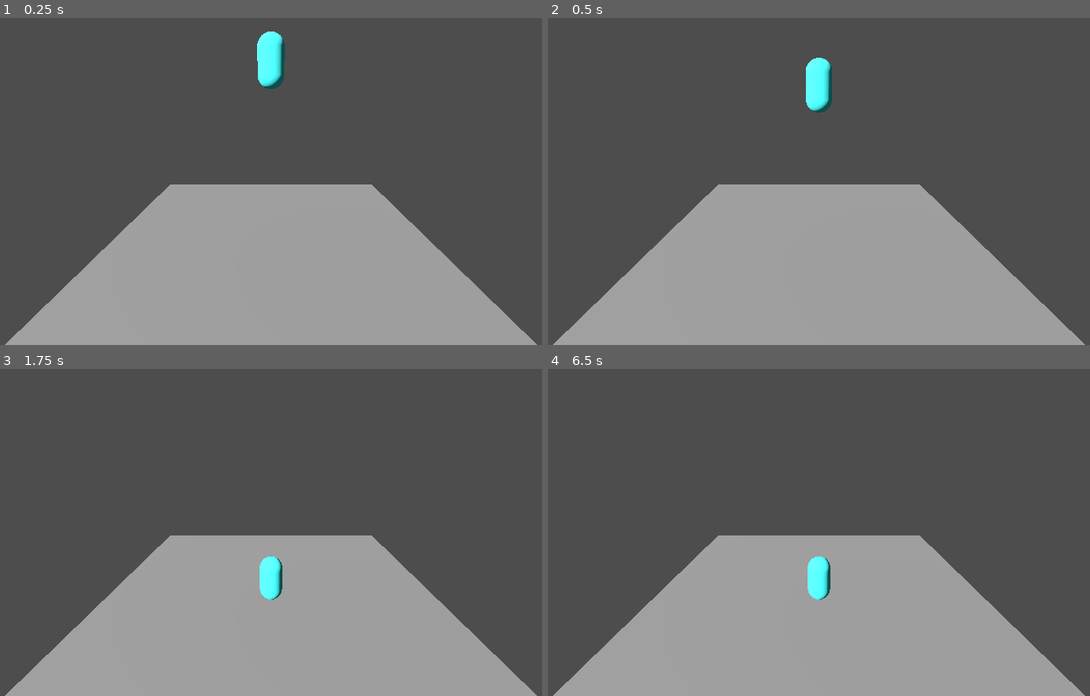
Above: before the commit, frames 1-4 (two rows, left to right).
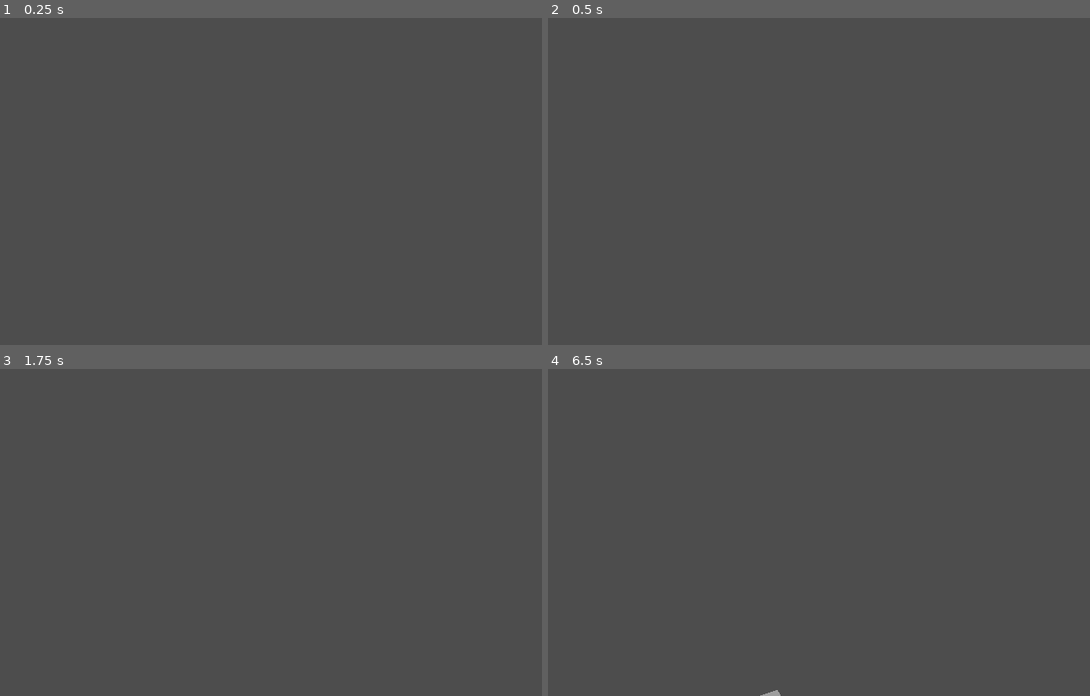
Above: after the commit, the same moments.

Repository: Drakonkinst/pirate-jam-17
Game: Godot game, scene res://game.tscn
Same seed, same stepped clock (60 frames per second), same inputs: the game is played once before the commit and once after it.
Inputs (mouse positions are in pixels of both pictures, inside the frame that each line leads up to):
- Up to frame 1 (0.25 s): no input
- Up to frame 2 (0.5 s): no input
- Up to frame 3 (1.75 s): move the mouse to (417, 486) at 0.52 s; hold D (move_right, bound only after the commit) 0.53-1.28 s; move the mouse to (135, 525) at 1.27 s; hold S (move_backward, bound only after the commit) from 1.28 s (still down)
- Up to frame 4 (6.5 s): tap Enter at 2, 3.5, 5 s; move the mouse to (884, 421) at 2.02 s; release S (move_backward, bound only after the commit) at 2.03 s; hold D (move_right, bound only after the commit) 2.03-2.78 s; tap Space (move_up, bound only after the commit) at 2.75, 4.25, 5.75 s; move the mouse to (786, 581) at 2.77 s; hold W (move_forward, bound only after the commit) 2.78-3.53 s; move the mouse to (1019, 561) at 3.52 s; hold A (move_left, bound only after the commit) 3.53-5.03 s; move the mouse to (618, 450) at 4.27 s; move the mouse to (851, 506) at 5.02 s; hold S (move_backward, bound only after the commit) 5.03-5.78 s; move the mouse to (716, 411) at 5.77 s; hold D (move_right, bound only after the commit) from 5.78 s (still down)

The runs differ from the first frame. In frame 1, 34% of the frame differs, in the area x 0-100%, y 4-100%; in frame 2, 34%; in frame 3, 33%; in frame 4, 33%.

Commit message:
Add 3D first person 0G character controller

Diff:
--- /dev/null
+++ b/camera_control.gd
@@ -0,0 +1,10 @@
+extends Camera3D
+
+class_name CameraControl
+
+@export var player: Player
+@export var offset: Vector3
+
+func _process(delta: float) -> void:
+    global_transform.origin = player.global_transform.origin + offset
+    global_transform.basis = player.global_transform.basis
--- a/game.gd
+++ b/game.gd
@@ -1 +1,3 @@
 extends Node3D
+
+class_name Game
--- a/game.tscn
+++ b/game.tscn
@@ -1,8 +1,16 @@
-[gd_scene load_steps=8 format=3 uid="uid://bybush3bov5mf"]
+[gd_scene load_steps=11 format=3 uid="uid://bybush3bov5mf"]
 
 [ext_resource type="Script" uid="uid://day3fen83ytpk" path="res://game.gd" id="1_80nbo"]
+[ext_resource type="Script" uid="uid://c25siti2cle0n" path="res://player/player.gd" id="2_e2o6t"]
+[ext_resource type="Script" uid="uid://ebhkhibch51g" path="res://camera_control.gd" id="2_fc0e3"]
+[ext_resource type="Script" uid="uid://b2uoxmebnay0i" path="res://player/input_state.gd" id="3_feb5d"]
 
 [sub_resource type="Environment" id="Environment_80nbo"]
+
+[sub_resource type="PlaneMesh" id="PlaneMesh_80nbo"]
+
+[sub_resource type="BoxShape3D" id="BoxShape3D_e2o6t"]
+size = Vector3(2.0089111, 1, 1.9919434)
 
 [sub_resource type="CapsuleMesh" id="CapsuleMesh_80nbo"]
 
@@ -11,33 +19,20 @@
 
 [sub_resource type="CapsuleShape3D" id="CapsuleShape3D_80nbo"]
 
-[sub_resource type="PlaneMesh" id="PlaneMesh_80nbo"]
-
-[sub_resource type="BoxShape3D" id="BoxShape3D_e2o6t"]
-size = Vector3(2.0089111, 1, 1.9919434)
-
 [node name="Game" type="Node3D"]
 script = ExtResource("1_80nbo")
+
+[node name="Camera3D" type="Camera3D" parent="." node_paths=PackedStringArray("player")]
+transform = Transform3D(1, 0, 0, 0, 0.9637423, 0.26683468, 0, -0.26683468, 0.9637423, 0, 7.0381637, 9.739521)
+script = ExtResource("2_fc0e3")
+player = NodePath("../Player")
 
 [node name="WorldEnvironment" type="WorldEnvironment" parent="."]
 environment = SubResource("Environment_80nbo")
 
-[node name="Camera3D" type="Camera3D" parent="."]
-transform = Transform3D(1, 0, 0, 0, 0.9637423, 0.26683468, 0, -0.26683468, 0.9637423, 0, 7.0381637, 9.739521)
-
 [node name="DirectionalLight3D" type="DirectionalLight3D" parent="."]
 transform = Transform3D(0.7526793, 0.370952, -0.54393804, 0, 0.8261671, 0.5634252, 0.6583874, -0.42407843, 0.62183887, -6.6442285, 10.68128, 8.558982)
 light_energy = 2.0
-
-[node name="RigidBody3D" type="RigidBody3D" parent="."]
-transform = Transform3D(1, 0, 0, 0, 1, 0, 0, 0, 1, 0, 8.234474, 0)
-
-[node name="MeshInstance3D" type="MeshInstance3D" parent="RigidBody3D"]
-mesh = SubResource("CapsuleMesh_80nbo")
-surface_material_override/0 = SubResource("StandardMaterial3D_80nbo")
-
-[node name="CollisionShape3D" type="CollisionShape3D" parent="RigidBody3D"]
-shape = SubResource("CapsuleShape3D_80nbo")
 
 [node name="MeshInstance3D" type="MeshInstance3D" parent="."]
 transform = Transform3D(7.5307755, 0, 0, 0, 7.5307755, 0, 0, 0, 7.5307755, 0, 0, 0)
@@ -48,3 +43,19 @@
 [node name="CollisionShape3D" type="CollisionShape3D" parent="MeshInstance3D/StaticBody3D"]
 transform = Transform3D(1, 0, 0, 0, 1, 0, 0, 0, 1, -0.0010375977, -0.49387878, -0.0015869141)
 shape = SubResource("BoxShape3D_e2o6t")
+
+[node name="Player" type="RigidBody3D" parent="."]
+unique_name_in_owner = true
+transform = Transform3D(1, 0, 0, 0, 1, 0, 0, 0, 1, 0, 8, 0)
+script = ExtResource("2_e2o6t")
+
+[node name="MeshInstance3D" type="MeshInstance3D" parent="Player"]
+mesh = SubResource("CapsuleMesh_80nbo")
+surface_material_override/0 = SubResource("StandardMaterial3D_80nbo")
+
+[node name="CollisionShape3D" type="CollisionShape3D" parent="Player"]
+shape = SubResource("CapsuleShape3D_80nbo")
+
+[node name="InputState" type="Node3D" parent="Player"]
+unique_name_in_owner = true
+script = ExtResource("3_feb5d")
--- /dev/null
+++ b/player/input_state.gd
@@ -0,0 +1,47 @@
+extends Node3D
+
+class_name InputState
+
+signal mouse_looked(look_dir: Vector2)
+
+var is_pressing_primary: bool
+var is_pressing_secondary: bool
+var movement_input: Vector3
+var roll_input: float
+var mouse_captured: bool
+
+func _ready() -> void:
+    capture_mouse()
+
+# Don't know if we need this part yet
+func _input(_event: InputEvent) -> void:
+    if Input.is_action_just_pressed("primary_action"):
+        print("Primary action pressed")
+    elif Input.is_action_just_released("primary_action"):
+        pass
+    if Input.is_action_just_pressed("secondary_action"):
+        print("Secondary action pressed")
+
+func _unhandled_input(event: InputEvent) -> void:
+    if event is InputEventMouseMotion:
+        var look_dir: Vector2 = event.relative * 0.001
+        mouse_looked.emit(look_dir)
+
+func _process(_delta: float) -> void:
+    var horizontal_movement := Input.get_axis("move_left", "move_right")
+    var forwards_movement := Input.get_axis("move_backward", "move_forward")
+    var vertical_movement := Input.get_axis("move_down", "move_up")
+    movement_input = Vector3(horizontal_movement, vertical_movement, forwards_movement)
+    movement_input = movement_input.normalized()
+
+    is_pressing_primary = Input.is_action_pressed("primary_action")
+    is_pressing_secondary = Input.is_action_pressed("secondary_action")
+    roll_input = Input.get_axis("roll_left", "roll_right")
+
+func capture_mouse() -> void:
+    Input.set_mouse_mode(Input.MOUSE_MODE_CAPTURED)
+    mouse_captured = true
+
+func release_mouse() -> void:
+    Input.set_mouse_mode(Input.MOUSE_MODE_VISIBLE)
+    mouse_captured = false
--- /dev/null
+++ b/player/player.gd
@@ -0,0 +1,31 @@
+extends RigidBody3D
+
+class_name Player
+
+@onready var input_state: InputState = %InputState
+var movement_speed := 100
+var look_sensitivity := 2.0
+var roll_speed := 20
+var touching_surface := false
+
+func _ready() -> void:
+    input_state.mouse_looked.connect(_on_input_state_mouse_looked)
+    angular_damp = 1.0
+    angular_damp_mode = DAMP_MODE_COMBINE
+
+func _on_input_state_mouse_looked(look_dir: Vector2):
+    rotation.y -= look_dir.x * look_sensitivity
+    # Cannot look further than directly down or up
+    rotation.x = clamp(rotation.x - look_dir.y * look_sensitivity, -1.5, 1.5)
+
+func _physics_process(delta: float) -> void:
+    var input_vector: Vector3 = input_state.movement_input
+    var forward := -global_transform.basis.z
+    var left := global_transform.basis.x
+    var up := global_transform.basis.y
+
+    # TODO: Find the nearest surface and slowly rotate towards it
+
+    var move_dir := ((left * input_vector.x) + (up * input_vector.y) + (forward * input_vector.z)).normalized()
+    apply_central_force(movement_speed * move_dir * delta)
+    apply_torque(forward * input_state.roll_input * delta * roll_speed)
--- a/project.godot
+++ b/project.godot
@@ -15,6 +15,64 @@
 config/features=PackedStringArray("4.5", "GL Compatibility")
 config/icon="res://icon.svg"
 
+[input]
+
+move_forward={
+"deadzone": 0.2,
+"events": [Object(InputEventKey,"resource_local_to_scene":false,"resource_name":"","device":-1,"window_id":0,"alt_pressed":false,"shift_pressed":false,"ctrl_pressed":false,"meta_pressed":false,"pressed":false,"keycode":0,"physical_keycode":87,"key_label":0,"unicode":119,"location":0,"echo":false,"script":null)
+]
+}
+move_backward={
+"deadzone": 0.2,
+"events": [Object(InputEventKey,"resource_local_to_scene":false,"resource_name":"","device":-1,"window_id":0,"alt_pressed":false,"shift_pressed":false,"ctrl_pressed":false,"meta_pressed":false,"pressed":false,"keycode":0,"physical_keycode":83,"key_label":0,"unicode":115,"location":0,"echo":false,"script":null)
+]
+}
+move_left={
+"deadzone": 0.2,
+"events": [Object(InputEventKey,"resource_local_to_scene":false,"resource_name":"","device":-1,"window_id":0,"alt_pressed":false,"shift_pressed":false,"ctrl_pressed":false,"meta_pressed":false,"pressed":false,"keycode":0,"physical_keycode":65,"key_label":0,"unicode":97,"location":0,"echo":false,"script":null)
+]
+}
+move_right={
+"deadzone": 0.2,
+"events": [Object(InputEventKey,"resource_local_to_scene":false,"resource_name":"","device":-1,"window_id":0,"alt_pressed":false,"shift_pressed":false,"ctrl_pressed":false,"meta_pressed":false,"pressed":false,"keycode":0,"physical_keycode":68,"key_label":0,"unicode":100,"location":0,"echo":false,"script":null)
+]
+}
+roll_right={
+"deadzone": 0.2,
+"events": [Object(InputEventKey,"resource_local_to_scene":false,"resource_name":"","device":-1,"window_id":0,"alt_pressed":false,"shift_pressed":false,"ctrl_pressed":false,"meta_pressed":false,"pressed":false,"keycode":0,"physical_keycode":69,"key_label":0,"unicode":101,"location":0,"echo":false,"script":null)
+]
+}
+roll_left={
+"deadzone": 0.2,
+"events": [Object(InputEventKey,"resource_local_to_scene":false,"resource_name":"","device":-1,"window_id":0,"alt_pressed":false,"shift_pressed":false,"ctrl_pressed":false,"meta_pressed":false,"pressed":false,"keycode":0,"physical_keycode":81,"key_label":0,"unicode":113,"location":0,"echo":false,"script":null)
+]
+}
+action_primary={
+"deadzone": 0.2,
+"events": [Object(InputEventMouseButton,"resource_local_to_scene":false,"resource_name":"","device":-1,"window_id":0,"alt_pressed":false,"shift_pressed":false,"ctrl_pressed":false,"meta_pressed":false,"button_mask":1,"position":Vector2(120, 35),"global_position":Vector2(134, 108),"factor":1.0,"button_index":1,"canceled":false,"pressed":true,"double_click":false,"script":null)
+]
+}
+action_secondary={
+"deadzone": 0.2,
+"events": [Object(InputEventMouseButton,"resource_local_to_scene":false,"resource_name":"","device":-1,"window_id":0,"alt_pressed":false,"shift_pressed":false,"ctrl_pressed":false,"meta_pressed":false,"button_mask":2,"position":Vector2(215, 33),"global_position":Vector2(229, 106),"factor":1.0,"button_index":2,"canceled":false,"pressed":true,"double_click":false,"script":null)
+]
+}
+move_up={
+"deadzone": 0.2,
+"events": [Object(InputEventKey,"resource_local_to_scene":false,"resource_name":"","device":-1,"window_id":0,"alt_pressed":false,"shift_pressed":false,"ctrl_pressed":false,"meta_pressed":false,"pressed":false,"keycode":0,"physical_keycode":32,"key_label":0,"unicode":32,"location":0,"echo":false,"script":null)
+]
+}
+move_down={
+"deadzone": 0.2,
+"events": [Object(InputEventKey,"resource_local_to_scene":false,"resource_name":"","device":-1,"window_id":0,"alt_pressed":false,"shift_pressed":false,"ctrl_pressed":false,"meta_pressed":false,"pressed":false,"keycode":0,"physical_keycode":4194325,"key_label":0,"unicode":0,"location":0,"echo":false,"script":null)
+]
+}
+
+[physics]
+
+3d/physics_engine="Jolt Physics"
+3d/default_gravity=0.0
+
 [rendering]
 
 renderer/rendering_method="gl_compatibility"
Not shown, added: camera_control.gd.uid
Not shown, added: player/input_state.gd.uid
Not shown, added: player/player.gd.uid
Binary file added: world/placeholder_dark.png
Not shown, added: world/placeholder_dark.png.import
Binary file added: world/placeholder_orange.png
Not shown, added: world/placeholder_orange.png.import
Not shown, changed: .editorconfig
Not shown, changed: .gitignore
